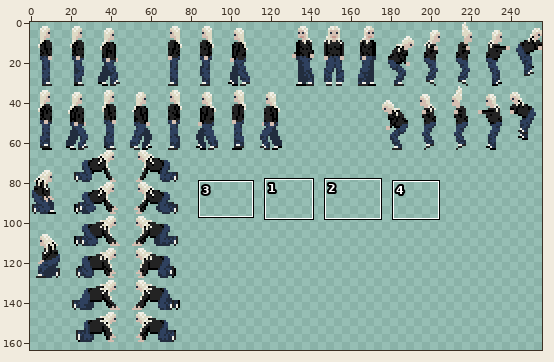
Sprite sheet -- walking-animation-test.png. The first picture is a wide view before the edit; the outline marks the close-up.
Close-up. Before the commit:
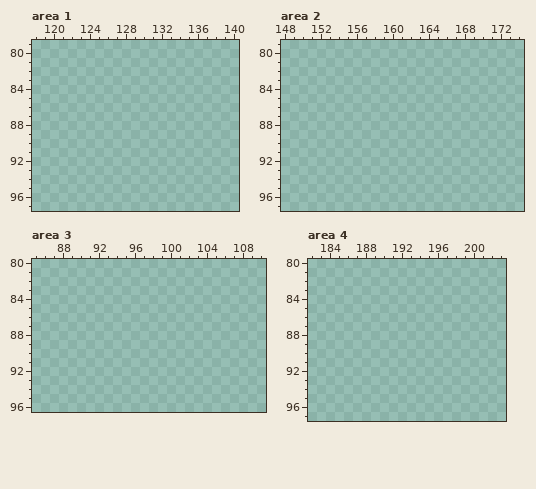
The file is 256x256 pixels. Shown: area 1: x 118..140, y 79..97; area 2: x 148..174, y 79..97; area 3: x 85..110, y 80..96; area 4: x 182..203, y 80..97. The wide view leaves out empty margins. The commit also changed other parts of the picture, which this record leaves out.
Once edited:
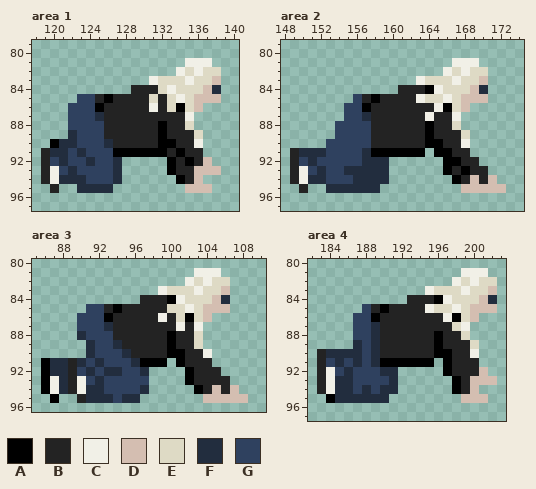
Palette (. is transparent): A #000000  B #232323  C #f1f0e7  D #d4beb1  E #dedac5  F #222d3e  G #2f415f
Difference:
Area 1:
y 81: x 135..137 ... -> CCC
y 82: x 134..138 ..... -> CECEE
y 83: x 131..138 ........ -> CEEECEED
y 84: x 129..138 .......... -> BBBECEEEDF
y 85: x 123..138 ................ -> GGBABBBBEBECEDDD
y 86: x 122..136 ............... -> GGGABBBBBCBEAED
y 87: x 122..135 .............. -> GGGFBBBBBBBBBC
y 88: x 122..135 .............. -> GGGGBBBBBBABBE
y 89: x 122..136 ............... -> FGGGBBBBBBABBBE
y 90: x 120..136 ................. -> AFFGGGFBBBBBAABBC
y 91: x 119..136 .................. -> BFFGFGGGAAAAAABABB
y 92: x 119..127 ......... -> BGFGGFGGF; x 133..137 ..... -> ABABD
y 93: x 119..127 ......... -> BCGFGGGGF; x 133..138 ...... -> ABBDDD
y 94: x 119..127 ......... -> BCFFFGGGF; x 134..136 ... -> ABD
y 95: x 120 . -> B; x 123..126 .... -> FFFF; x 135..137 ... -> DDD
Area 2:
y 81: x 167..169 ... -> CCC
y 82: x 166..170 ..... -> CECEE
y 83: x 163..170 ........ -> CEEECEED
y 84: x 161..170 .......... -> BBBACEEEDF
y 85: x 156..170 ............... -> GBABBBBCEECEDDD
y 86: x 155..168 .............. -> GGABBBBBBBCAED
y 87: x 155..167 ............. -> GGFBBBBBBCBBC
y 88: x 154..167 .............. -> GGGGBBBBBBABBE
y 89: x 154..168 ............... -> GGGGBBBBBBABBBE
y 90: x 153..168 ................ -> GGGGGBBBBBBAABBC
y 91: x 149..163 ............... -> BFFFGGGGFAAAAAA; x 165..168 .... -> AABB
y 92: x 149..159 ........... -> BGFGGGGGFFF; x 166..169 .... -> AABB
y 93: x 149..159 ........... -> BCGFGGFFFFF; x 166..170 ..... -> ABABB
y 94: x 149..159 ........... -> BCFFGGGFFFF; x 167..171 ..... -> ABDBD
y 95: x 150 . -> B; x 153..158 ...... -> FFFFFF; x 168..172 ..... -> DDDDD
Area 3:
y 81: x 103..105 ... -> CCC
y 82: x 102..106 ..... -> CECEE
y 83: x 99..106 ........ -> CEEECEED
y 84: x 97..106 .......... -> BBBACEEEDF
y 85: x 91..106 ................ -> GGBABBBBBEECEDDD
y 86: x 90..104 ............... -> GGGABBBBBCBEAED
y 87: x 90..103 .............. -> GGGFBBBBBBBCBC
y 88: x 90..103 .............. -> FGGGBBBBBBABBE
y 89: x 91..103 ............. -> FGGFBBBBBABBE
y 90: x 91..104 .............. -> FGGGFBBBBAABBC
y 91: x 86..99 .............. -> AFFBFGFGGGFAAA; x 101..104 .... -> ABBB
y 92: x 86..97 ............ -> AFFBGFGFFGGF; x 102..105 .... -> ABBB
y 93: x 86..97 ............ -> ACFBCGFGGGGG; x 102..106 ..... -> ABBBB
y 94: x 86..97 ............ -> ACFBCFFGGGGF; x 103..107 ..... -> ABDBD
y 95: x 87 . -> A; x 90..96 ....... -> BFFFGFF; x 104..108 ..... -> DDDDD
Area 4:
y 81: x 199..201 ... -> CCC
y 82: x 198..202 ..... -> CECEE
y 83: x 195..202 ........ -> CEEECEED
y 84: x 193..202 .......... -> BBBACEEEDF
y 85: x 188..202 ............... -> GBABBBBCEECEDDD
y 86: x 187..200 .............. -> GGABBBBBBBCAED
y 87: x 187..199 ............. -> GGFBBBBBBBBEC
y 88: x 187..199 ............. -> GGFBBBBBBABBE
y 89: x 187..200 .............. -> FGFBBBBBBABBBE
y 90: x 183..200 .................. -> BFFFFGFBBBBBBAABBC
y 91: x 183..195 ............. -> BGFGFGFAAAAAA; x 197..200 .... -> ABBB
y 92: x 183..191 ......... -> BCGFGGGFF; x 197..201 ..... -> ABBBD
y 93: x 183..191 ......... -> BCFFGGGGF; x 198..202 ..... -> ABDDD
y 94: x 183..191 ......... -> BCFFGFGFF; x 198..200 ... -> ABD
y 95: x 184..190 ....... -> AFFFFFF; x 199..201 ... -> DDD
